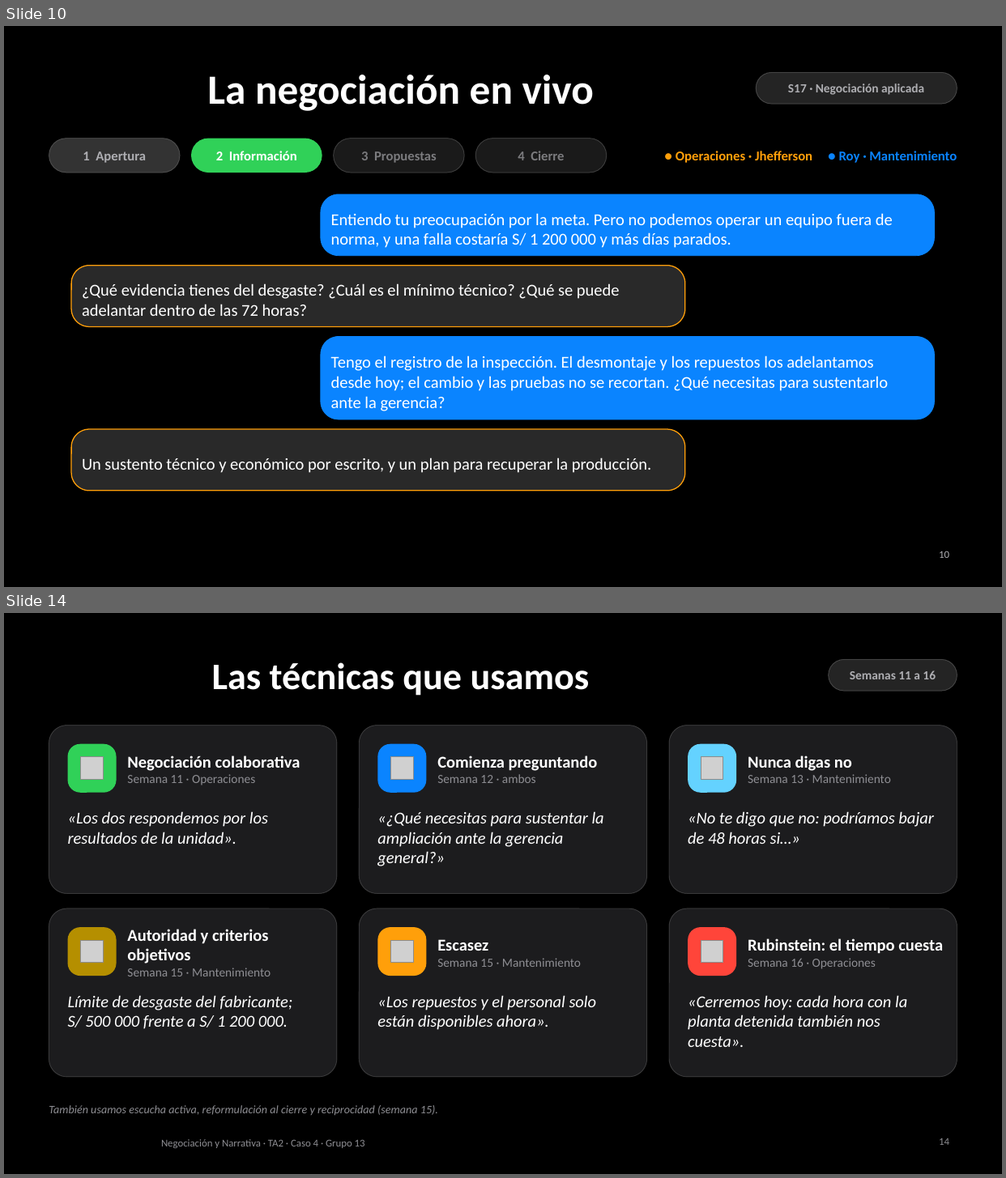
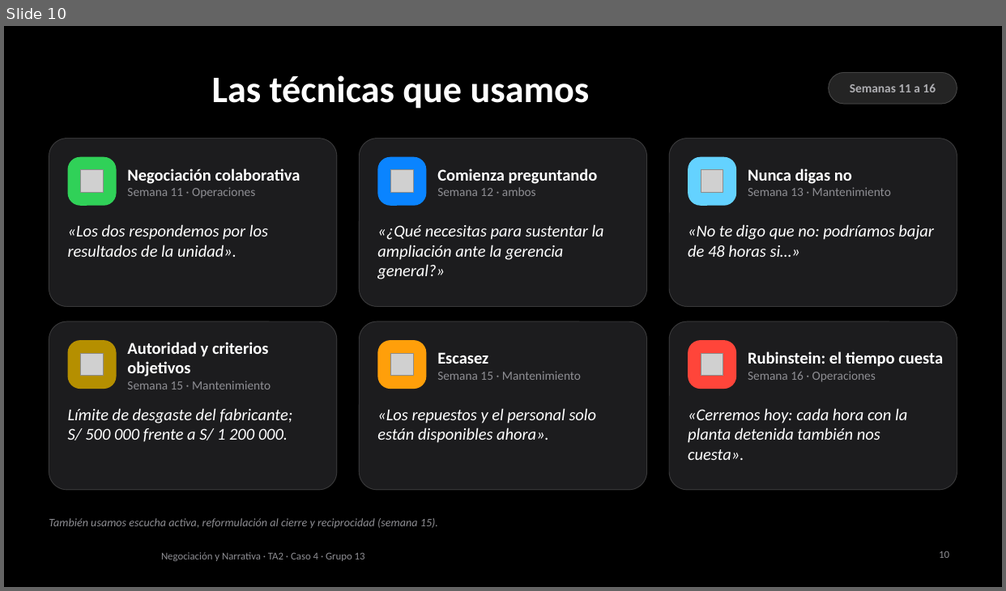
Before and after one commit to AnnthoQ/nnta2, a slide deck: respaldo/TA2_Caso4_respaldo.pptx. Shown one above the other, each under a label of ours: slides 10 and 14 before the commit, slide 10 after it; the slides between them are not shown. The pictures are 1006x1178 and 1006x591 pixels, drawn with LibreOffice and Linux fonts; fonts in the diff are those of the drawing; grey boxes stand for pictures; background and template pictures are left out. Boxes give left, top, right and bottom in pixels: in the first picture for what was removed or moved away, otherwise in the second. Text is boxed around its words. In the diff, an @@ line names an element or a change of style, - is before the commit and + after.

```diff
--- a/respaldo/TA2_Caso4_respaldo.pptx
+++ b/respaldo/TA2_Caso4_respaldo.pptx
@@ slide 10 removed at [4,26,1002,587], background #000000 @@
@@ rounded rectangle removed at [756,72,957,104] @@
@@ title removed at [207,75,594,111] @@
-La negociación en vivo
@@ text removed at [788,84,924,95] @@
-S17 · Negociación aplicada
@@ rounded rectangle removed at [49,139,180,173] @@
@@ rounded rectangle removed at [191,139,322,173] @@
@@ rounded rectangle removed at [334,139,464,173] @@
@@ rounded rectangle removed at [475,139,607,173] @@
@@ text removed at [83,152,146,163] @@
-1 Apertura
@@ text removed at [216,151,297,160] @@
-2 Información
@@ text removed at [361,152,437,163] @@
-3 Propuestas
@@ text removed at [518,151,564,160] @@
-4 Cierre
@@ text removed at [675,151,957,163] @@
-● Operaciones · Jhefferson ● Roy · Mantenimiento
@@ rounded rectangle removed at [321,194,935,256] @@
-Entiendo tu preocupación por la meta. Pero no podemos operar un equipo fuera de norma, y una falla costaría S/ 1 200 000 y más días parados.
@@ rounded rectangle removed at [71,266,685,327] @@
-¿Qué evidencia tienes del desgaste? ¿Cuál es el mínimo técnico? ¿Qué se puede adelantar dentro de las 72 horas?
@@ rounded rectangle removed at [321,337,935,420] @@
-Tengo el registro de la inspección. El desmontaje y los repuestos los adelantamos desde hoy; el cambio y las pruebas no se recortan. ¿Qué necesitas para sustentarlo ante la gerencia?
@@ rounded rectangle removed at [71,429,685,491] @@
-Un sustento técnico y económico por escrito, y un plan para recuperar la producción.
@@ page number removed at [939,551,949,558] @@
-10
@@ what was slide 14 is now slide 10 @@
@@ page number at [939,552,949,558]: text changed @@
-14
+10
```
Also in this commit, not shown: 2 slides changed, 3 other slides removed, 6 other files.
